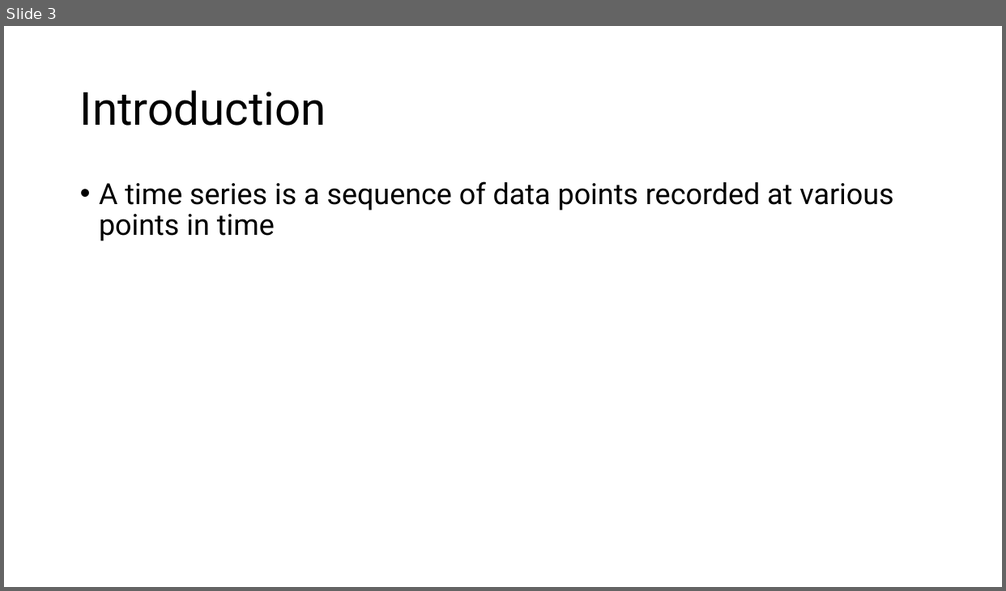
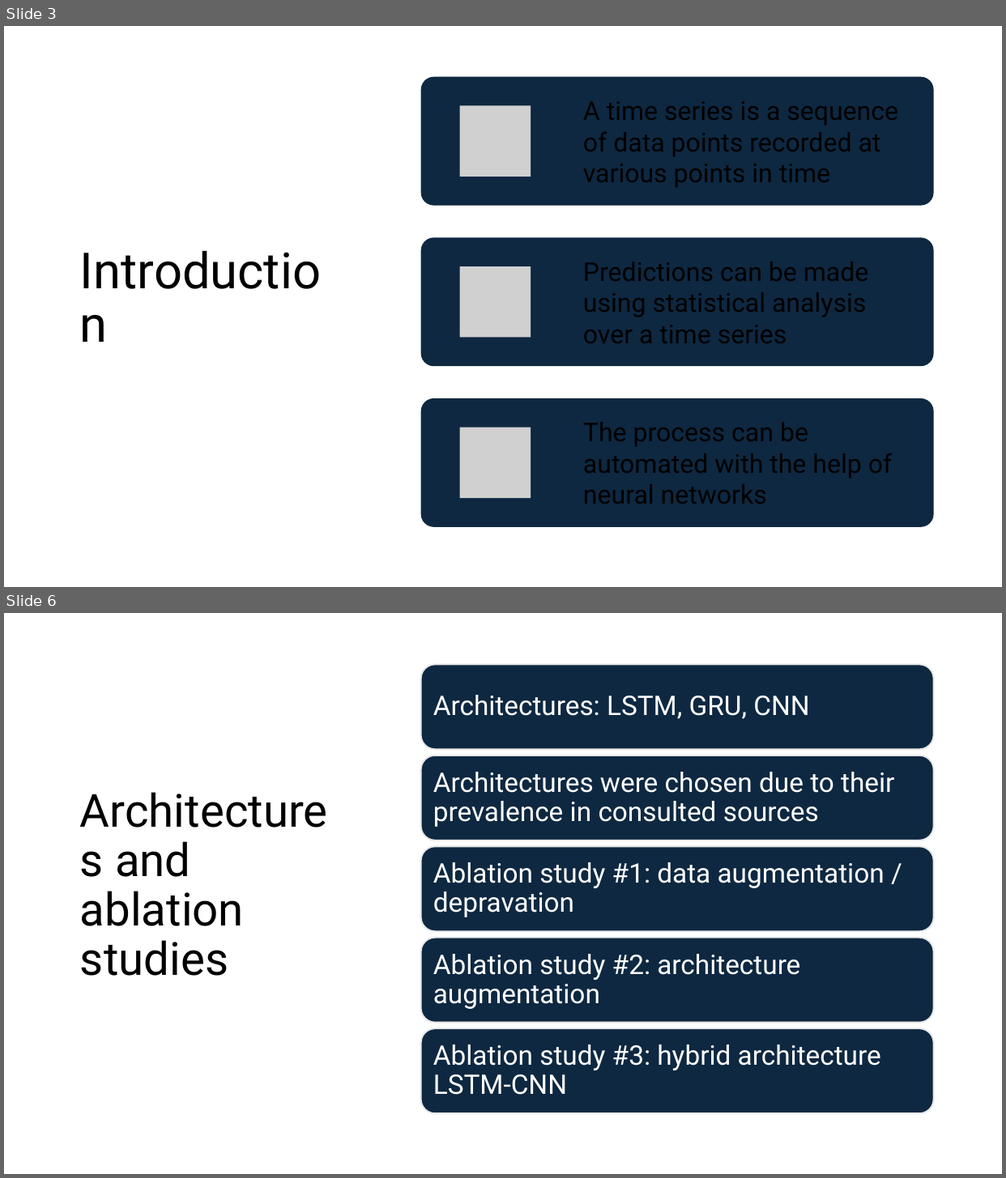
Before and after one commit to somecomfyguy/Project_IA2, a slide deck: meche_mircea_project_ia2.pptx. Shown one above the other, each under a label of ours: slide 3 before the commit, slides 3 and 6 after it; the slides between them are not shown. The pictures are 1006x591 and 1006x1178 pixels, drawn with LibreOffice and Linux fonts; fonts in the diff are those of the drawing; grey boxes stand for pictures. Boxes give left, top, right and bottom in pixels: in the first picture for what was removed or moved away, otherwise in the second. Text is boxed around its words. In the diff, an @@ line names an element or a change of style, - is before the commit and + after.

```diff
--- a/meche_mircea_project_ia2.pptx
+++ b/meche_mircea_project_ia2.pptx
@@ slide 6 added at [4, 613, 1002, 1174], background #FFFFFF @@
@@ title added at [80, 841, 244, 976], 44 pt, text #000000 @@
+Architectures and ablation studies
@@ group added at [421, 665, 934, 1114]: 5 rounded rectangles, 5 texts @@
+Architectures: LSTM, GRU, CNN
+Architectures were chosen due to their prevalence in consulted sources
+Ablation study #1: data augmentation / depravation
+Ablation study #2: architecture augmentation
+Ablation study #3: hybrid architecture LSTM-CNN
@@ slide 3 changed as well @@
@@ title "Introduction": place and size @@
-title "Introduction" at [80, 90, 326, 126]
+title "Introduction" at [73, 71, 349, 527]
@@ title "Introduction" at [73, 71, 349, 527]: size 44 to 48 pt @@
@@ text removed at [99, 182, 893, 241] @@
-• A time series is a sequence of data points recorded at various points in time
@@ group added at [421, 77, 934, 527]: 3 rounded rectangles, 3 pictures @@
```
Also in this commit, not shown: 3 other slides changed, 6 other slides added, 3 slides removed, 1 other file.
